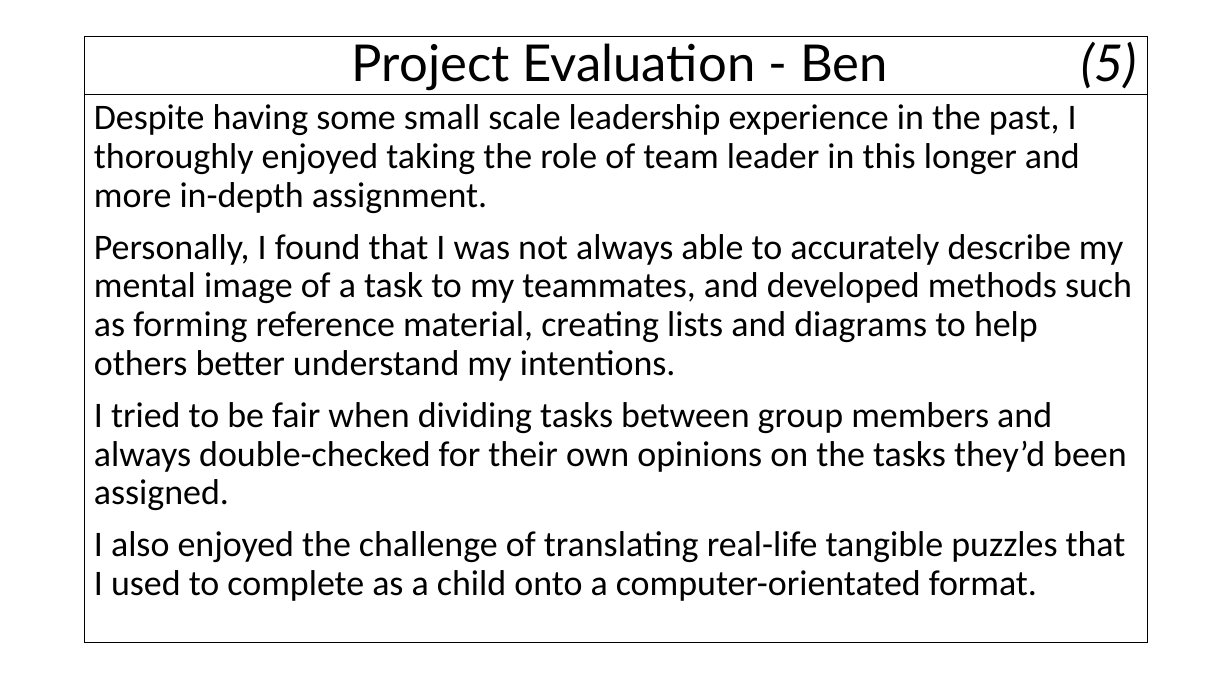
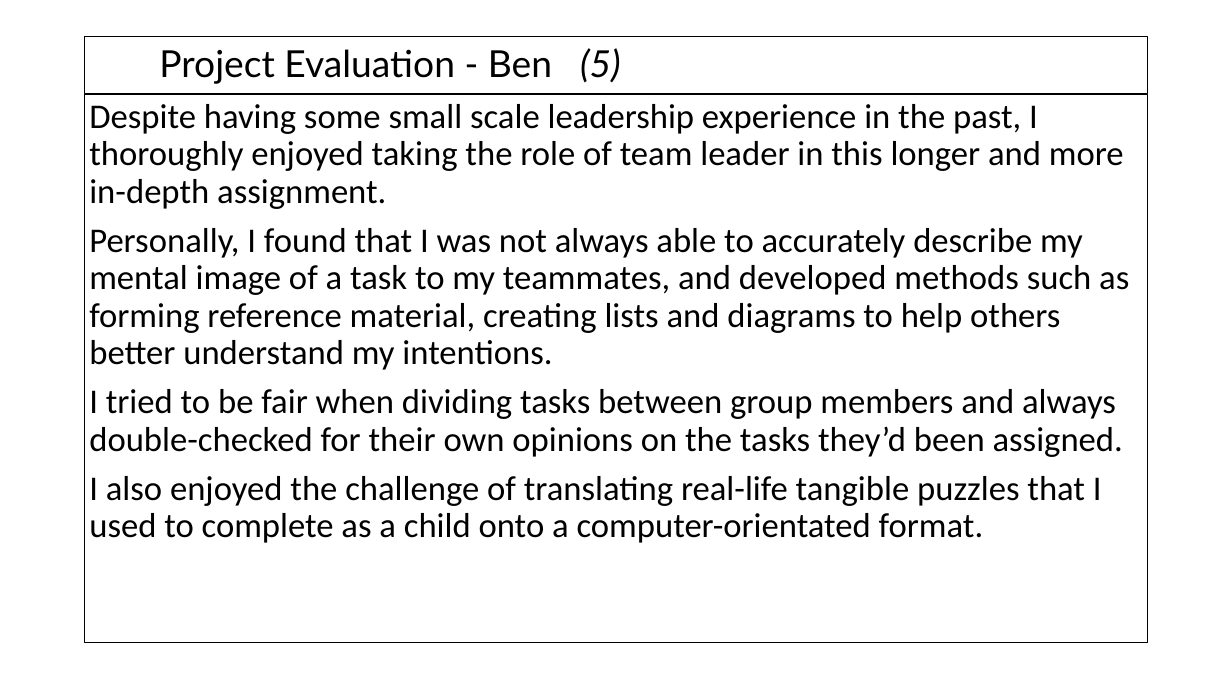
Before and after one commit to AlexCarolan/Christmas-Game, a slide deck: slide 19 of D2.pptx. Drawn at 1232x693 pixels with LibreOffice and Linux fonts; fonts in the diff are those of the drawing; background and template pictures are left out. Boxes give left, top, right and bottom in pixels: in the first picture for what was removed or moved away, otherwise in the second. Text is boxed around its words. In the diff, an @@ line names an element or a change of style, - is before the commit and + after.

```diff
--- a/D2.pptx
+++ b/D2.pptx
@@ title "Project Evaluation - Ben (5)" at (x1=85, y1=37, x2=1148, y2=94): size 39.6 to 29 pt @@
@@ text "Despite having some small scale ..." at (x1=85, y1=94, x2=1148, y2=643): size 28 to 27 pt; less space between paragraphs @@
```
Also in this commit, not shown: 18 other slides changed.
